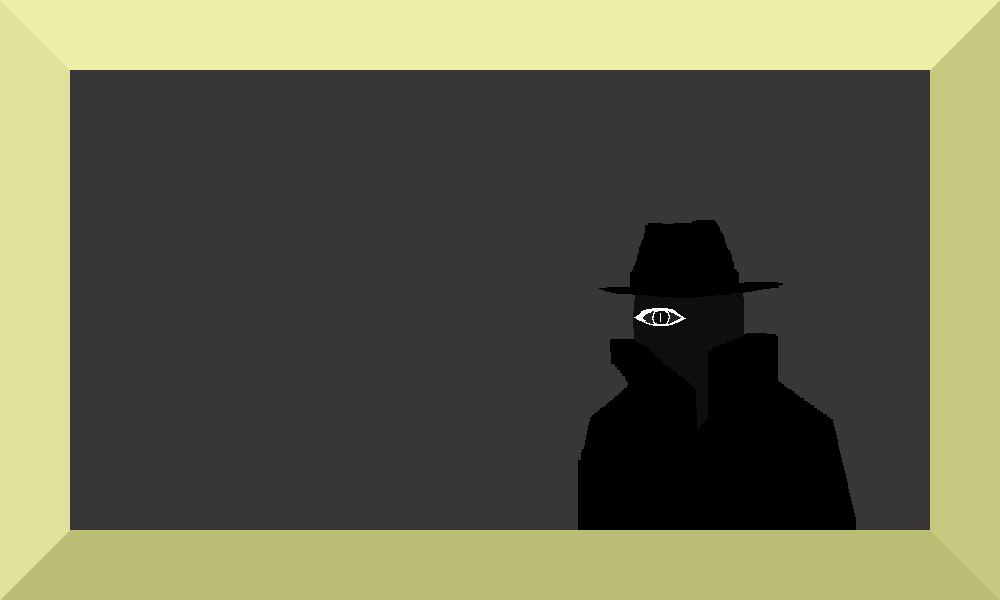
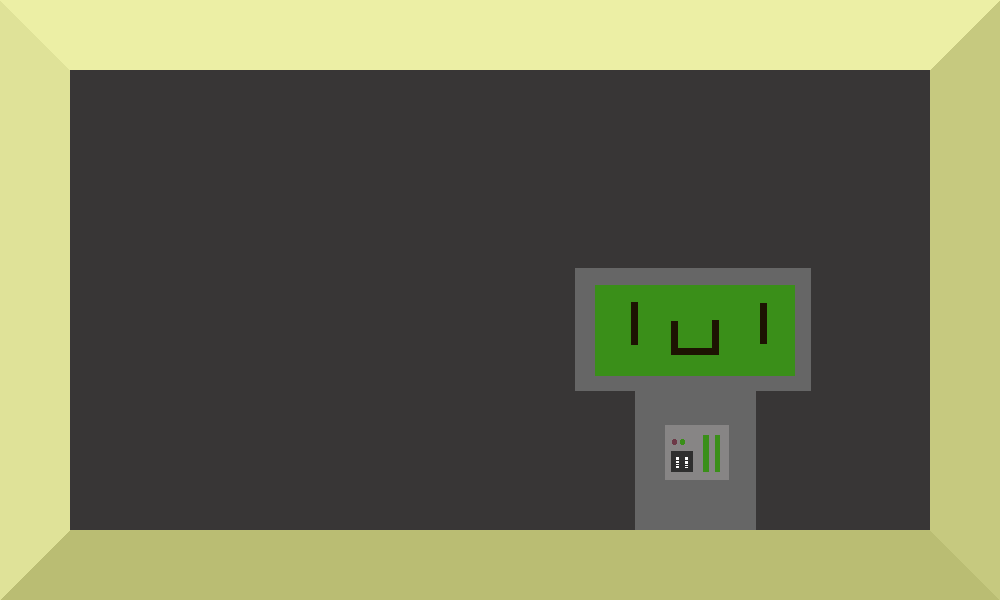
Before/after of a 1000x600 layered artwork. What changed in the layer stack:
added layer "Background copy #1" above "Background copy" over [575, 220, 856, 530]
hid "Background copy" over [575, 220, 856, 530]
